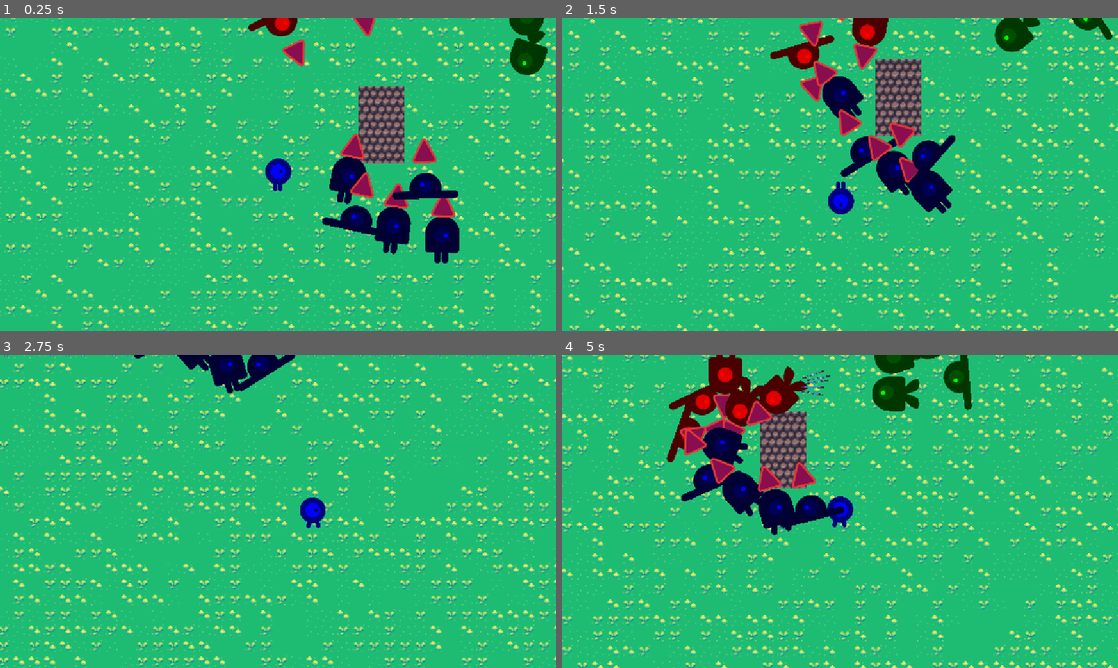
Above: before the commit, frames 1-4 (two rows, left to right).
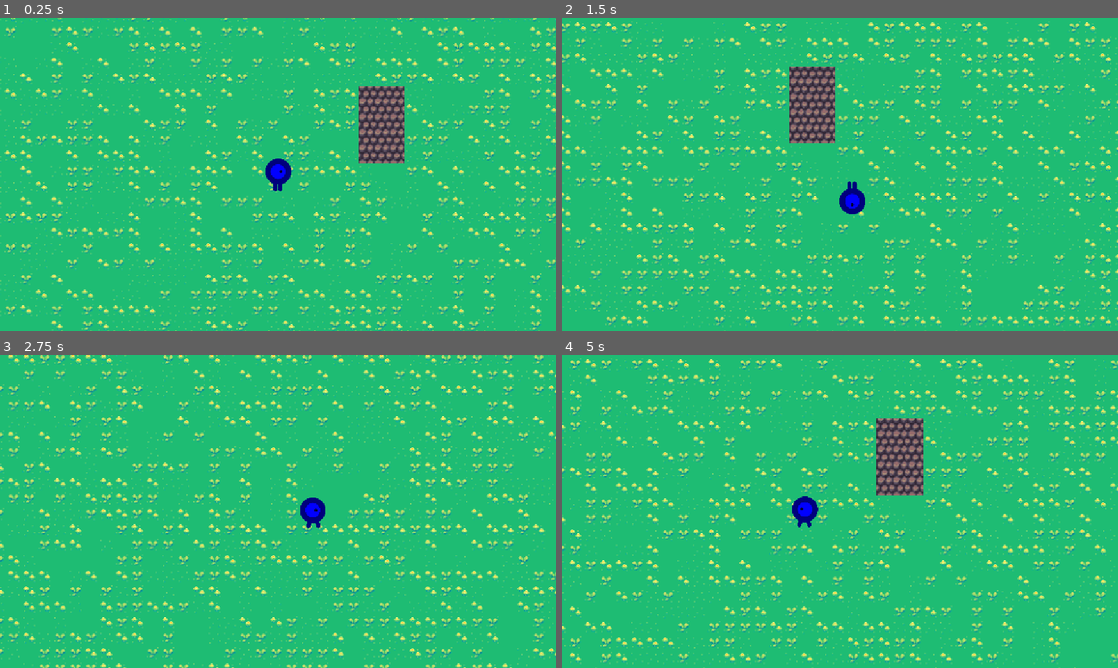
Above: after the commit, the same moments.

Repository: actuallyfrank/project-battlefield
Game: Godot game, scene res://scenes/Main.tscn
The game is run twice, just before and just after one commit, with the same random seed, the same clock (stepped at 60 frames per second) and the same inputs. The engine's default icon, where the game draws it, is replaced by a stand-in: a white triangle on a blue panel in a dark square.
Inputs:
- Up to frame 1 (0.25 s): no input
- Up to frame 2 (1.5 s): hold Right (move_right) 0.53-1.28 s; hold Down (move_down) from 1.28 s (still down)
- Up to frame 3 (2.75 s): release Down (move_down) at 2.03 s; hold Right (move_right) from 2.03 s (still down)
- Up to frame 4 (5 s): release Right (move_right) at 2.78 s; hold Up (move_up) 2.78-3.53 s; hold Left (move_left) from 3.53 s (still down)

The runs differ from the first frame. In frame 1, 5.9% of the frame differs, in the area x 44-99%, y 0-79%; in frame 2, 33%; in frame 3, 27%; in frame 4, 35%, in the area x 0-100%, y 0-100%.
Error after the commit: Parse Error: Invalid argument for "canHit()" function: argument 1 should be "Area3D" but is "Area2D". (res://scenes/components/ai_component.gd:82)

Commit message:
feat: convert to 3D

Diff:
--- /dev/null
+++ b/materials/red.tres
@@ -0,0 +1,4 @@
+[gd_resource type="StandardMaterial3D" format=3 uid="uid://deho2n0c2ulqm"]
+
+[resource]
+albedo_color = Color(0.908711, 0, 0.194659, 1)
--- /dev/null
+++ b/navigation_test/ai_component_3d.gd
@@ -0,0 +1,144 @@
+extends Node3D
+class_name AIComponent3D
+
+@export var speed: float = 10
+@export var rotation_speed: float = 5.0
+@export var actor: CharacterBody3D
+@export var teamComponent: TeamComponent
+@export var weaponComponent: WeaponComponent3D
+
+enum State {IDLE, CHASING, ATTACKING}
+var state: State = State.IDLE
+
+var target: HitboxComponent3D = null
+var actorsInRange: Array[HitboxComponent3D] = []
+
+@onready var nav_agent := $NavigationAgent3D as NavigationAgent3D
+
+func _physics_process(_delta: float) -> void:
+	if state != State.CHASING:
+		return
+
+	var current_agent_position: Vector3 = global_position
+	var next_path_position: Vector3 = nav_agent.get_next_path_position()
+
+	var direction = (next_path_position - current_agent_position).normalized()
+	actor.velocity = direction * speed
+	actor.move_and_slide()
+
+func _process(delta: float) -> void:
+	updateState();
+
+	if target != null:
+		look_at_target(delta)
+
+func updateState() -> void:
+	if canAttack():
+		if state != State.ATTACKING:
+			print("AIComponent3D: Switching to ATTACKING state")
+		state = State.ATTACKING
+		return
+
+	if target == null:
+		if state != State.IDLE:
+			print("AIComponent3D: No target, switching to IDLE state")
+		state = State.IDLE
+		return
+
+	if state != State.CHASING:
+		print("AIComponent3D: Target acquired, switching to CHASING state")
+	state = State.CHASING
+
+func canAttack() -> bool:
+	if target == null or weaponComponent == null:
+		return false
+
+	var in_reach = weaponComponent.isTargetInReach(target)
+	return in_reach
+
+func make_path_to_target() -> void:
+	# Convert target.global_position to Vector3 if it's Vector2
+	var pos = target.global_position
+	if typeof(pos) == TYPE_VECTOR2:
+		pos = Vector3(pos.x, 0, pos.y)
+	nav_agent.target_position = pos
+	print("AIComponent3D: Making path to target at position: ", pos)
+
+func _on_timer_timeout():
+	if (target == null):
+		return
+
+	make_path_to_target()
+
+func isCurrentTarget(area: Area3D) -> bool:
+	if target == null:
+		return false
+	return target == area
+
+func resetTarget() -> void:
+	print("AIComponent3D: Resetting target.")
+	target = null
+	nav_agent.target_position = global_position
+	if actorsInRange.size() > 0:
+		print("AIComponent3D: New target set from actorsInRange.")
+		target = actorsInRange[0]
+
+func sort(a: HitboxComponent3D, b: HitboxComponent3D) -> bool:
+	if a == null or b == null:
+		return false
+	var a_pos = a.global_position
+	var b_pos = b.global_position
+	if typeof(a_pos) == TYPE_VECTOR2:
+		a_pos = Vector3(a_pos.x, 0, a_pos.y)
+	if typeof(b_pos) == TYPE_VECTOR2:
+		b_pos = Vector3(b_pos.x, 0, b_pos.y)
+	if global_position.distance_to(a_pos) > global_position.distance_to(b_pos):
+		return false
+	return true
+
+func _on_detection_zone_area_entered(area: Area3D):
+	print("AIComponent3D: Area entered detection zone: ", area)
+	if !HitUtils.canHit(area, teamComponent.team):
+		print("AIComponent3D: Area cannot be hit by this team.")
+		return
+	if actorsInRange.find(area) == -1:
+		actorsInRange.append(area)
+		print("AIComponent3D: Area entered detection zone: ", area)
+	if target == null:
+		print("AIComponent3D: Setting new target from entered area.")
+		target = actorsInRange[0]
+
+func _on_detection_zone_area_exited(area: Area3D):
+	# TODO: Update HitUtils.canHit for 3D or implement a 3D version
+	# if !HitUtils.canHit(area, teamComponent.team):
+	#        return
+	if actorsInRange.find(area) == -1:
+		return
+	actorsInRange.erase(area)
+	print("AIComponent3D: Area exited detection zone: ", area)
+	if isCurrentTarget(area):
+		print("AIComponent3D: Current target exited, resetting target.")
+		resetTarget()
+
+func _on_target_timer_timeout():
+	# TODO: Update DistanceUtils.sortByDistance for 3D or implement a 3D version
+	# actorsInRange = DistanceUtils.sortByDistance(global_position, actorsInRange)
+	# Fallback: sort manually using the sort function
+	print("AIComponent3D: Sorting actors in range by distance.")
+	actorsInRange.sort_custom(Callable(self, "sort"))
+	if actorsInRange.size() > 0:
+		print("AIComponent3D: Timer timeout, new closest target: ", actorsInRange[0])
+		target = actorsInRange[0]
+
+func look_at_target(delta: float) -> void:
+	if target == null or actor == null:
+		return
+	var t_pos = target.global_position
+	var a_pos = actor.global_position
+	if typeof(t_pos) == TYPE_VECTOR2:
+		t_pos = Vector3(t_pos.x, 0, t_pos.y)
+	if typeof(a_pos) == TYPE_VECTOR2:
+		a_pos = Vector3(a_pos.x, 0, a_pos.y)
+	var direction_to_target = t_pos - a_pos
+	var target_rotation = atan2(direction_to_target.x, direction_to_target.z)
+	actor.rotation.y = lerp_angle(actor.rotation.y, target_rotation, rotation_speed * delta)
--- /dev/null
+++ b/navigation_test/ai_component_3d.tscn
@@ -0,0 +1,32 @@
+[gd_scene load_steps=3 format=3 uid="uid://bsl0hy83ufbp7"]
+
+[ext_resource type="Script" uid="uid://cv20w7eg3g7t" path="res://navigation_test/ai_component_3d.gd" id="1_vpau3"]
+
+[sub_resource type="SphereShape3D" id="SphereShape3D_f6axc"]
+radius = 6.125
+
+[node name="AIComponent3D" type="Node3D"]
+script = ExtResource("1_vpau3")
+speed = 3.0
+
+[node name="DetectionZone" type="Area3D" parent="."]
+
+[node name="CollisionShape3D" type="CollisionShape3D" parent="DetectionZone"]
+transform = Transform3D(1, 0, 0, 0, 1, 0, 0, 0, 1, 0, 0.529216, 0)
+shape = SubResource("SphereShape3D_f6axc")
+
+[node name="NavigationAgent3D" type="NavigationAgent3D" parent="."]
+debug_enabled = true
+
+[node name="Timer" type="Timer" parent="."]
+wait_time = 0.2
+autostart = true
+
+[node name="TargetTimer" type="Timer" parent="."]
+wait_time = 2.0
+autostart = true
+
+[connection signal="area_entered" from="DetectionZone" to="." method="_on_detection_zone_area_entered"]
+[connection signal="area_exited" from="DetectionZone" to="." method="_on_detection_zone_area_exited"]
+[connection signal="timeout" from="Timer" to="." method="_on_timer_timeout"]
+[connection signal="timeout" from="TargetTimer" to="." method="_on_target_timer_timeout"]
--- /dev/null
+++ b/navigation_test/character_body_3d.gd
@@ -0,0 +1,35 @@
+extends CharacterBody3D
+
+var movement_speed: float = 2.0
+var movement_target_position: Vector3 = Vector3(-3.0, 0.0, 2.0)
+
+@onready var navigation_agent: NavigationAgent3D = $NavigationAgent3D
+
+func _ready():
+	# These values need to be adjusted for the actor's speed
+	# and the navigation layout.
+	navigation_agent.path_desired_distance = 0.5
+	navigation_agent.target_desired_distance = 0.5
+
+	# Make sure to not await during _ready.
+	actor_setup.call_deferred()
+
+func actor_setup():
+	# Wait for the first physics frame so the NavigationServer can sync.
+	await get_tree().physics_frame
+
+	# Now that the navigation map is no longer empty, set the movement target.
+	set_movement_target(movement_target_position)
+
+func set_movement_target(movement_target: Vector3):
+	navigation_agent.set_target_position(movement_target)
+
+func _physics_process(delta):
+	if navigation_agent.is_navigation_finished():
+		return
+
+	var current_agent_position: Vector3 = global_position
+	var next_path_position: Vector3 = navigation_agent.get_next_path_position()
+
+	velocity = current_agent_position.direction_to(next_path_position) * movement_speed
+	move_and_slide()
--- /dev/null
+++ b/navigation_test/color_assignment.gd
@@ -0,0 +1 @@
+extends Node3D
--- /dev/null
+++ b/navigation_test/color_assignment.tscn
@@ -0,0 +1,3 @@
+[gd_scene format=3 uid="uid://d1c2sclrr4yel"]
+
+[node name="ColorAssignment" type="Node3D"]
--- /dev/null
+++ b/navigation_test/hitbox_component_3d.gd
@@ -0,0 +1,9 @@
+extends Area3D
+class_name HitboxComponent3D
+
+@export var teamComponent: TeamComponent
+@export var health: HealthComponent
+
+func hit(damage: int):
+	health.hit(damage)
+	print("HitboxComponent3D: Hit with damage: ", damage)
--- /dev/null
+++ b/navigation_test/navigation.tscn
@@ -0,0 +1,56 @@
+[gd_scene load_steps=7 format=3 uid="uid://2tisud8aiciy"]
+
+[ext_resource type="PackedScene" uid="uid://c4esh6wl4ryap" path="res://navigation_test/soldier_3d.tscn" id="1_3bsaf"]
+[ext_resource type="PackedScene" uid="uid://c0hrqi3tm4uo8" path="res://navigation_test/player_3d.tscn" id="2_g2fdf"]
+[ext_resource type="Script" uid="uid://bdwh34hsh0qpy" path="res://scenes/team_spawn_area.gd" id="3_g2fdf"]
+
+[sub_resource type="NavigationMesh" id="NavigationMesh_svu7k"]
+vertices = PackedVector3Array(-2, 0.358145, -2.25, -0.25, 0.358145, -2.5, -0.25, 0.358145, -9.5, -9.5, 0.358145, -0.75, -2, 0.358145, -0.75, -9.5, 0.358145, -9.5, 1.25, 0.358145, -2.25, 1.25, 0.358145, -0.75, 9.5, 0.358145, -0.75, 9.5, 0.358145, -9.5, -1, 1.85815, -1.5, -1, 1.85815, -0.25, 0.25, 1.85815, -0.25, 0.25, 1.85815, -1.5, -1.75, 0.358145, 0.75, -0.25, 0.358145, 9.5, -0.25, 0.358145, 0.75, -9.5, 0.358145, 9.5, 1, 0.358145, 0.75, 9.5, 0.358145, 9.5)
+polygons = [PackedInt32Array(2, 1, 0), PackedInt32Array(0, 4, 3), PackedInt32Array(3, 5, 0), PackedInt32Array(0, 5, 2), PackedInt32Array(6, 1, 2), PackedInt32Array(8, 7, 6), PackedInt32Array(8, 6, 9), PackedInt32Array(9, 6, 2), PackedInt32Array(13, 12, 10), PackedInt32Array(10, 12, 11), PackedInt32Array(3, 4, 14), PackedInt32Array(14, 16, 15), PackedInt32Array(15, 17, 14), PackedInt32Array(14, 17, 3), PackedInt32Array(7, 8, 18), PackedInt32Array(18, 8, 19), PackedInt32Array(18, 19, 15), PackedInt32Array(15, 16, 18)]
+
+[sub_resource type="PlaneMesh" id="PlaneMesh_tvtaa"]
+
+[sub_resource type="BoxMesh" id="BoxMesh_3bsaf"]
+
+[node name="Navigation" type="Node3D"]
+
+[node name="NavigationRegion3D" type="NavigationRegion3D" parent="."]
+navigation_mesh = SubResource("NavigationMesh_svu7k")
+
+[node name="MeshInstance3D" type="MeshInstance3D" parent="NavigationRegion3D"]
+transform = Transform3D(10, 0, 0, 0, 1, 0, 0, 0, 10, 0, 0, 0)
+mesh = SubResource("PlaneMesh_tvtaa")
+skeleton = NodePath("../..")
+
+[node name="Obstacle" type="Node3D" parent="NavigationRegion3D"]
+transform = Transform3D(1, 0, 0, 0, 1, 0, 0, 0, 1, -0.281917, 0.766212, -0.826702)
+
+[node name="MeshInstance3D2" type="MeshInstance3D" parent="NavigationRegion3D/Obstacle"]
+transform = Transform3D(1.99, 0, 0, 0, 1.99, 0, 0, 0, 1.99, 0, 0, 0)
+mesh = SubResource("BoxMesh_3bsaf")
+skeleton = NodePath("../..")
+
+[node name="NavigationObstacle3D" type="NavigationObstacle3D" parent="NavigationRegion3D/Obstacle"]
+radius = 1.6
+
+[node name="Soldier3D" parent="." instance=ExtResource("1_3bsaf")]
+transform = Transform3D(1, 0, 0, 0, 1, 0, 0, 0, 1, -4.17757, 0, 0)
+
+[node name="Camera3D" type="Camera3D" parent="."]
+transform = Transform3D(1, 0, 0, 0, 0.824255, 0.566219, 0, -0.566219, 0.824255, 0, 4.69791, 6.57083)
+
+[node name="DirectionalLight3D" type="DirectionalLight3D" parent="."]
+transform = Transform3D(1, 0, 0, 0, 0.73644, 0.676503, 0, -0.676503, 0.73644, 0, 4.03549, 0)
+
+[node name="Player" parent="." instance=ExtResource("2_g2fdf")]
+transform = Transform3D(1, 0, 0, 0, 1, 0, 0, 0, 1, 0.013, 0, 2.955)
+
+[node name="Soldier3D2" parent="." instance=ExtResource("1_3bsaf")]
+transform = Transform3D(1, 0, 0, 0, 1, 0, 0, 0, 1, 6.35195, 0, -2.99427)
+
+[node name="Node3D" type="Node3D" parent="."]
+script = ExtResource("3_g2fdf")
+team = 2
+distanceBetweenSoldiers = 2
+soldierOptions = Array[PackedScene]([ExtResource("1_3bsaf")])
+soldiers = Array[int]([0, 0])
--- /dev/null
+++ b/navigation_test/player_3d.tscn
@@ -0,0 +1,56 @@
+[gd_scene load_steps=10 format=3 uid="uid://c0hrqi3tm4uo8"]
+
+[ext_resource type="Script" uid="uid://lv1d5hc8hq4s" path="res://navigation_test/player_body_3d.gd" id="1_sbtnn"]
+[ext_resource type="Material" uid="uid://qj418t3raxfi" path="res://materials/character_material.tres" id="2_kqafe"]
+[ext_resource type="Script" uid="uid://cu2n25d0n1c3k" path="res://navigation_test/hitbox_component_3d.gd" id="3_1vnuu"]
+[ext_resource type="Script" uid="uid://0rtx4ep5wxgf" path="res://scenes/components/health_component.gd" id="4_kqafe"]
+[ext_resource type="Script" uid="uid://dj8j0ntdg2pmr" path="res://scenes/components/team_component.gd" id="5_1vnuu"]
+
+[sub_resource type="BoxMesh" id="BoxMesh_tvtaa"]
+
+[sub_resource type="BoxShape3D" id="BoxShape3D_3bsaf"]
+
+[sub_resource type="BoxShape3D" id="BoxShape3D_6uo8b"]
+
+[sub_resource type="SphereShape3D" id="SphereShape3D_1vnuu"]
+radius = 0.86
+
+[node name="Player" type="CharacterBody3D"]
+script = ExtResource("1_sbtnn")
+
+[node name="MeshInstance3D" type="MeshInstance3D" parent="."]
+transform = Transform3D(1, 0, 0, 0, 1, 0, 0, 0, 1, 0, 1, 0)
+material_override = ExtResource("2_kqafe")
+mesh = SubResource("BoxMesh_tvtaa")
+
+[node name="CollisionShape3D" type="CollisionShape3D" parent="."]
+transform = Transform3D(1, 0, 0, 0, 1, 0, 0, 0, 1, 0, 1, 0)
+shape = SubResource("BoxShape3D_3bsaf")
+
+[node name="Area3D" type="Area3D" parent="." node_paths=PackedStringArray("teamComponent", "health")]
+script = ExtResource("3_1vnuu")
+teamComponent = NodePath("../TeamComponent")
+health = NodePath("../HealthComponent")
+
+[node name="CollisionShape3D" type="CollisionShape3D" parent="Area3D"]
+transform = Transform3D(1, 0, 0, 0, 1, 0, 0, 0, 1, 0, 0.529216, 0)
+shape = SubResource("BoxShape3D_6uo8b")
+
+[node name="HealthComponent" type="Node" parent="."]
+script = ExtResource("4_kqafe")
+max_health = 10000
+metadata/_custom_type_script = "uid://0rtx4ep5wxgf"
+
+[node name="TeamComponent" type="Node" parent="."]
+script = ExtResource("5_1vnuu")
+metadata/_custom_type_script = "uid://dj8j0ntdg2pmr"
+
+[node name="HitboxComponent3D" type="Area3D" parent="." node_paths=PackedStringArray("teamComponent", "health")]
+script = ExtResource("3_1vnuu")
+teamComponent = NodePath("../TeamComponent")
+health = NodePath("../HealthComponent")
+metadata/_custom_type_script = "uid://cu2n25d0n1c3k"
+
+[node name="CollisionShape3D" type="CollisionShape3D" parent="HitboxComponent3D"]
+transform = Transform3D(1, 0, 0, 0, 1, 0, 0, 0, 1, 0, 1.00425, 0)
+shape = SubResource("SphereShape3D_1vnuu")
--- /dev/null
+++ b/navigation_test/player_body_3d.gd
@@ -0,0 +1,13 @@
+extends CharacterBody3D
+
+var speed: float = 5.0
+
+func _physics_process(delta):
+    var input_vector = Vector3.ZERO
+    input_vector.x = Input.get_action_strength("move_right") - Input.get_action_strength("move_left")
+    input_vector.z = Input.get_action_strength("move_down") - Input.get_action_strength("move_up")
+
+    # print("Input Vector: ", input_vector)
+    input_vector = input_vector.normalized()
+    velocity = input_vector * speed
+    move_and_slide()
--- /dev/null
+++ b/navigation_test/soldier_3d.gd
@@ -0,0 +1,10 @@
+extends CharacterBody3D
+class_name Soldier3D
+
+# Called when the node enters the scene tree for the first time.
+func _ready():
+    print("Soldier3D is ready")
+
+func die():
+    queue_free()
+    print("Soldier3D has died")
--- /dev/null
+++ b/navigation_test/soldier_3d.tscn
@@ -0,0 +1,64 @@
+[gd_scene load_steps=12 format=3 uid="uid://c4esh6wl4ryap"]
+
+[ext_resource type="Script" uid="uid://2xh7dveox2tj" path="res://navigation_test/soldier_3d.gd" id="1_le7gu"]
+[ext_resource type="Material" uid="uid://deho2n0c2ulqm" path="res://materials/red.tres" id="2_ieis8"]
+[ext_resource type="PackedScene" uid="uid://bsl0hy83ufbp7" path="res://navigation_test/ai_component_3d.tscn" id="2_lo42d"]
+[ext_resource type="Script" uid="uid://dj8j0ntdg2pmr" path="res://scenes/components/team_component.gd" id="3_ke5mx"]
+[ext_resource type="Script" uid="uid://dk0mv3gbp2p6v" path="res://navigation_test/weapon_component_3d.gd" id="4_3vdki"]
+[ext_resource type="Script" uid="uid://0rtx4ep5wxgf" path="res://scenes/components/health_component.gd" id="5_tql6y"]
+[ext_resource type="Script" uid="uid://cu2n25d0n1c3k" path="res://navigation_test/hitbox_component_3d.gd" id="6_m28ly"]
+
+[sub_resource type="CapsuleShape3D" id="CapsuleShape3D_svu7k"]
+
+[sub_resource type="CapsuleMesh" id="CapsuleMesh_tvtaa"]
+
+[sub_resource type="BoxMesh" id="BoxMesh_le7gu"]
+
+[sub_resource type="SphereShape3D" id="SphereShape3D_le7gu"]
+radius = 0.86
+
+[node name="Soldier3D" type="CharacterBody3D"]
+script = ExtResource("1_le7gu")
+
+[node name="CollisionShape3D" type="CollisionShape3D" parent="."]
+transform = Transform3D(1, 0, 0, 0, 1, 0, 0, 0, 1, 0, 1, 0)
+shape = SubResource("CapsuleShape3D_svu7k")
+
+[node name="MeshInstance3D" type="MeshInstance3D" parent="."]
+transform = Transform3D(1, 0, 0, 0, 1, 0, 0, 0, 1, 0, 1, 0)
+material_override = ExtResource("2_ieis8")
+mesh = SubResource("CapsuleMesh_tvtaa")
+
+[node name="MeshInstance3D" type="MeshInstance3D" parent="MeshInstance3D"]
+transform = Transform3D(0.352386, 0, 0, 0, 0.486477, 0, 0, 0, 0.777238, 0, 0.269775, 0.581766)
+mesh = SubResource("BoxMesh_le7gu")
+
+[node name="AIComponent3D" parent="." node_paths=PackedStringArray("actor", "teamComponent", "weaponComponent") instance=ExtResource("2_lo42d")]
+actor = NodePath("..")
+teamComponent = NodePath("../TeamComponent")
+weaponComponent = NodePath("../WeaponComponent3D")
+
+[node name="HealthComponent" type="Node" parent="."]
+script = ExtResource("5_tql6y")
+metadata/_custom_type_script = "uid://0rtx4ep5wxgf"
+
+[node name="WeaponComponent3D" type="Node3D" parent="." node_paths=PackedStringArray("ai", "team")]
+script = ExtResource("4_3vdki")
+ai = NodePath("../AIComponent3D")
+team = NodePath("../TeamComponent")
+metadata/_custom_type_script = "uid://dk0mv3gbp2p6v"
+
+[node name="TeamComponent" type="Node" parent="."]
+script = ExtResource("3_ke5mx")
+team = 1
+metadata/_custom_type_script = "uid://dj8j0ntdg2pmr"
+
+[node name="HitboxComponent3D" type="Area3D" parent="." node_paths=PackedStringArray("teamComponent", "health")]
+script = ExtResource("6_m28ly")
+teamComponent = NodePath("../TeamComponent")
+health = NodePath("../HealthComponent")
+metadata/_custom_type_script = "uid://cu2n25d0n1c3k"
+
+[node name="CollisionShape3D" type="CollisionShape3D" parent="HitboxComponent3D"]
+transform = Transform3D(1, 0, 0, 0, 1, 0, 0, 0, 1, 0, 1.00425, 0)
+shape = SubResource("SphereShape3D_le7gu")
--- /dev/null
+++ b/navigation_test/test.gd
@@ -0,0 +1,5 @@
+extends Node3D
+
+func _process(delta):
+    print("hello")
+    print("goodbye")
--- /dev/null
+++ b/navigation_test/weapon_component_3d.gd
@@ -0,0 +1,68 @@
+extends Node3D
+class_name WeaponComponent3D
+@export var reach: float = 3
+@export var ai: AIComponent3D = null
+@export var team: TeamComponent = null
+@export var cooldown: float = 1
+@export var animation_curve: Curve
+@export var animation_duration: float = 0.5
+@export var animation_amplitude: Vector3 = Vector3(0, 20, 0)
+var timer: float = 0
+var animation_timer: float = 0
+var is_animating: bool = false
+var start_position: Vector3
+var rest_position: Vector3
+
+func attack(target: HitboxComponent3D, _team: int):
+	target.hit(10)
+	trigger_animation()
+
+func trigger_animation():
+	if animation_curve == null:
+		return
+
+	is_animating = true
+	animation_timer = 0
+	start_position = position
+
+func _ready():
+	rest_position = position
+
+func isTargetInReach(target: HitboxComponent3D):
+	var target_position = target.global_transform.origin
+	var distance = global_transform.origin.distance_to(target_position)
+
+	return distance <= reach
+
+func _process(delta):
+	if ai == null or team == null:
+		return
+
+	handleAnimation(delta)
+
+	var target = ai.target
+
+	if target == null:
+		timer = 0
+		return
+
+	timer += delta
+
+	if !isTargetInReach(target):
+		return
+
+	if timer >= cooldown:
+		attack(target, team.team)
+		timer = 0
+func handleAnimation(delta: float):
+	if is_animating:
+		animation_timer += delta
+		var progress = animation_timer / animation_duration
+
+		if progress >= 1.0:
+			is_animating = false
+			position = rest_position
+		else:
+			var curve_value = animation_curve.sample(progress)
+			var offset = animation_amplitude * curve_value
+			position = rest_position + offset
--- a/scenes/components/health_component.gd
+++ b/scenes/components/health_component.gd
@@ -1,15 +1,15 @@
-extends Node2D
+extends Node
 
 class_name HealthComponent
 
 @export var max_health = 100
 var health = max_health
 
-func _ready () -> void:
+func _ready() -> void:
 	health = max_health
 
 
-func hit (damage: int) -> void:
+func hit(damage: int) -> void:
 	health -= damage
 
 	print("health: ", health)
--- a/scenes/components/team_component.gd
+++ b/scenes/components/team_component.gd
@@ -1,4 +1,4 @@
-extends Node2D
+extends Node
 class_name TeamComponent
 
 @export var team: int = 0
--- a/scenes/team_spawn_area.gd
+++ b/scenes/team_spawn_area.gd
@@ -1,4 +1,4 @@
-extends Node2D
+extends Node3D
 
 @export var team: int = 0
 @export var distanceBetweenSoldiers: int = 10
@@ -16,6 +16,6 @@
 		print(teamComponent)
 
 		teamComponent.team = team
-		unit.position = Vector2(i * distanceBetweenSoldiers, 0)
+		unit.position = Vector3(i * distanceBetweenSoldiers, 0, 0)
 
 		add_child(unit)
--- a/scripts/utils/hit_utils.gd
+++ b/scripts/utils/hit_utils.gd
@@ -1,6 +1,6 @@
 class_name HitUtils
 
-static func canHit(area: Area2D, team: int = -1) -> bool:
+static func canHit(area: Area3D, team: int = -1) -> bool:
 	var areaHitbox = getHitbox(area)
 	if areaHitbox == null:
 		return false
@@ -10,12 +10,12 @@
 		return true
 	return false
 
-static func getHitbox(area: Area2D) -> HitboxComponent:
-	if area is HitboxComponent:
-		return area as HitboxComponent
+static func getHitbox(area: Area3D) -> HitboxComponent3D:
+	if area is HitboxComponent3D:
+		return area as HitboxComponent3D
 	return null
 
-static func getTeam(hitbox: HitboxComponent) -> int:
+static func getTeam(hitbox: HitboxComponent3D) -> int:
 	if hitbox.teamComponent:
 		return hitbox.teamComponent.team
 	return -1
Not shown, added: navigation_test/ai_component_3d.gd.uid
Not shown, added: navigation_test/character_body_3d.gd.uid
Not shown, added: navigation_test/color_assignment.gd.uid
Not shown, added: navigation_test/hitbox_component_3d.gd.uid
Not shown, added: navigation_test/player_body_3d.gd.uid
Not shown, added: navigation_test/soldier_3d.gd.uid
Not shown, added: navigation_test/test.gd.uid
Not shown, added: navigation_test/weapon_component_3d.gd.uid
Not shown, added: .github/instructions/gd-script.instructions.md
